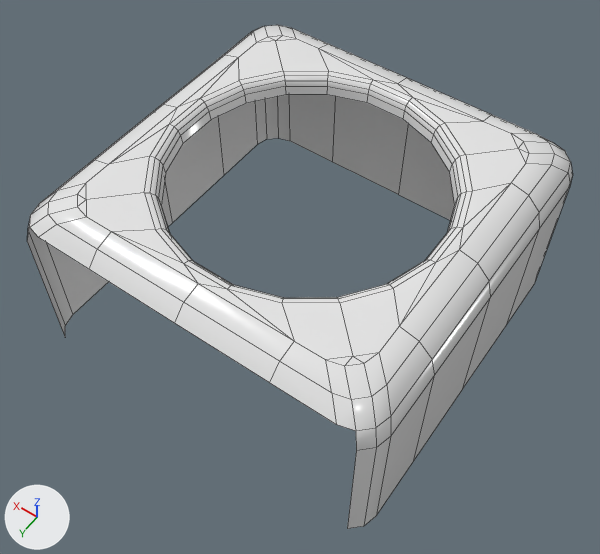
What one commit did to the FBX model Assets/DaikiData/Models/Slot/obj_slot.fbx.
The view is the same before and after, from a camera (50 mm lens) standing at (-0.789, 1.141, 3.108) and looking at (-0.025, 0.071, 1.426). Every picture has the same lights, and +X, +Y and +Z are marked at lower left. Mesh edges are drawn as thin lines. Where no turn or scale is listed for an object, it has been applied to the vertices.
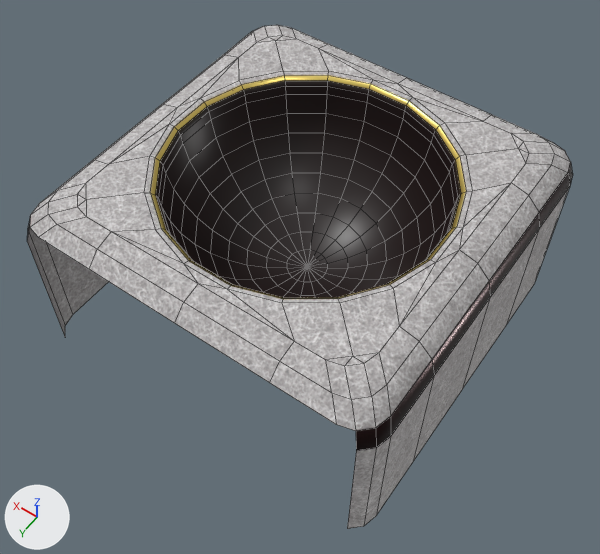
The newer file is also rescaled (x1.004), turned or shifted as a whole; pictures and numbers use the older file's frame.

Patch to the scene script:
```diff
--- a/Assets/DaikiData/Models/Slot/obj_slot.fbx.py
+++ b/Assets/DaikiData/Models/Slot/obj_slot.fbx.py
@@ img_omoi_kata_aistandardsurface6_albedotransparency_1001_png @@
+img_omoi_kata_aistandardsurface6_albedotransparency_1001_png = load_image('omoi_kata_aiStandardSurface6_AlbedoTransparency.1001.png', '_unpacked/omoi_kata_aiStandardSurface6_AlbedoTransparency.1001.png', 2048, 2048, 'sRGB')
@@ img_roughness_png @@
+img_roughness_png = load_image('roughness.png', '_unpacked/roughness.png', 2048, 2048, 'Non-Color')
@@ img_omoi_kata_aistandardsurface6_metallicsmoothness_1001_png @@
+img_omoi_kata_aistandardsurface6_metallicsmoothness_1001_png = load_image('omoi_kata_aiStandardSurface6_MetallicSmoothness.1001.png', '_unpacked/omoi_kata_aiStandardSurface6_MetallicSmoothness.1001.png', 2048, 2048, 'Non-Color')
@@ mat_aistandardsurface7 @@
+mat_aistandardsurface7 = bpy.data.materials.new('aiStandardSurface7')
+# uses the picture img_omoi_kata_aistandardsurface6_albedotransparency_1001_png
+# uses the picture img_omoi_kata_aistandardsurface6_metallicsmoothness_1001_png
+# uses the picture img_roughness_png
@@ me_mesh @@
 # used by ob_polysurface1; location = (0.0, 0.0, 0.0)
-me_mesh.from_pydata(...)  # 234 vertices, 220 faces; spans x -0.494..0.494, y -0.489..0.488, z 1.236..1.73
+me_mesh.from_pydata(...)  # 395 vertices, 400 faces; spans x -0.494..0.494, y -0.489..0.488, z 1.236..1.73
+# me_mesh part 1
+# 161 vertices are added at x -0.33..0.33, y -0.326..0.334, z 1.382..1.625
+# 180 new faces join them
+# me_mesh part 2: 220 faces spanning x -0.494..0.494, y -0.489..0.488, z 1.236..1.73 switch from mat_aistandardsurface6 (white #e7e7e7) to mat_aistandardsurface7
```

Where the change shows, as pixel boxes (x1, y1, x2, y2) in the pictures (600 x 554 px):
part 1 of me_mesh, added (black): after (161, 94, 455, 298)
part 2 of me_mesh, recoloured (white to grey): (27, 25, 573, 529) in both
